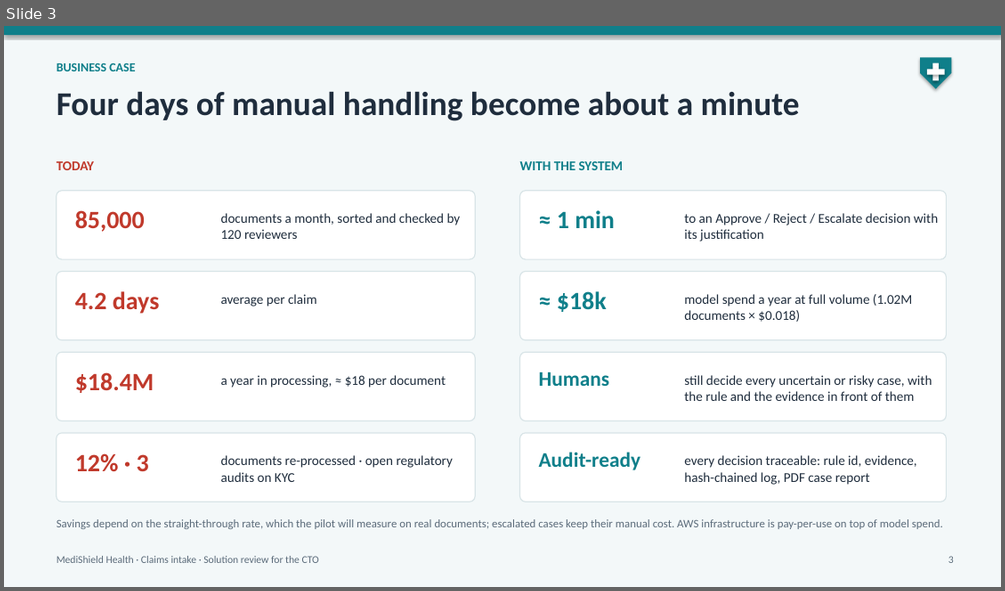
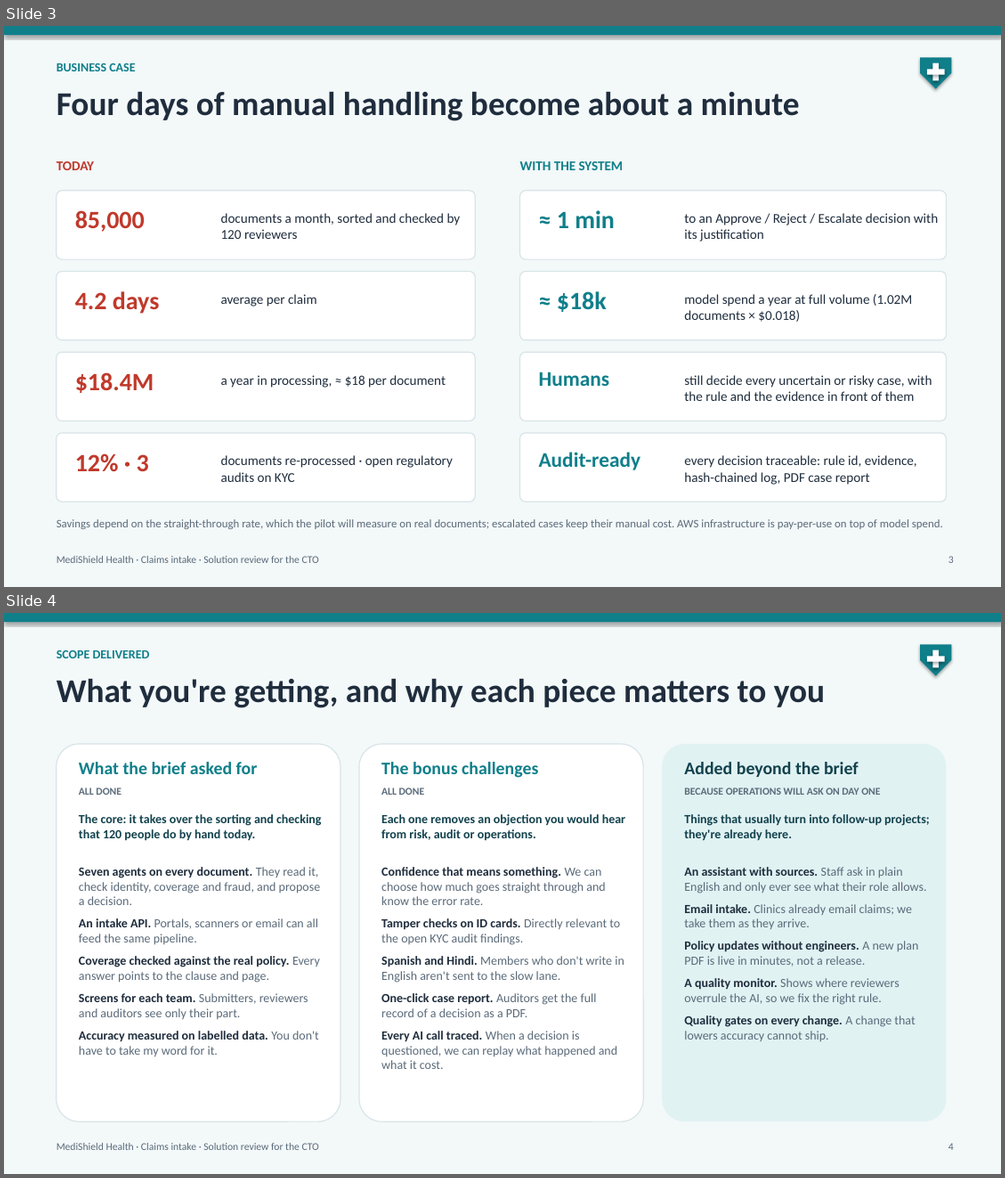
Before and after one commit to raghav010126/Capstone, a slide deck: docs/MediShield_capstone.pptx. Shown one above the other, each under a label of ours: slide 3 before the commit, slides 3 and 4 after it. The pictures are 1005x591 and 1005x1178 pixels, drawn with LibreOffice and Linux fonts; fonts in the diff are those of the drawing. Boxes give left, top, right and bottom in pixels: in the first picture for what was removed or moved away, otherwise in the second. Text is boxed around its words. In the diff, an @@ line names an element or a change of style, - is before the commit and + after.

Commit message:
Deck: scope slide in plain language, saying why each brief, bonus and extra item matters to the CTO

```diff
--- a/docs/MediShield_capstone.pptx
+++ b/docs/MediShield_capstone.pptx
@@ slide 4 added at (x1=4, y1=613, x2=1001, y2=1174), background #F3F8F9 @@
@@ rectangle added at (x1=4, y1=613, x2=1001, y2=622), fill #0F7F8A @@
@@ text added at (x1=57, y1=650, x2=150, y2=658), 12 pt, text #0F7F8A, bold @@
+SCOPE DELIVERED
@@ pentagon arrow added at (x1=920, y1=644, x2=952, y2=676), fill #0F7F8A @@
@@ rectangle added at (x1=927, y1=657, x2=945, y2=662), fill #FFFFFF @@
@@ rectangle added at (x1=933, y1=650, x2=938, y2=668), fill #FFFFFF @@
@@ text added at (x1=57, y1=678, x2=825, y2=708), 32 pt, text #1F2D3D, bold @@
+What you're getting, and why each piece matters to you
@@ rounded rectangle added at (x1=57, y1=744, x2=340, y2=1121), fill #FFFFFF, outline #D8E4E7 1 pt @@
@@ rounded rectangle added at (x1=359, y1=744, x2=643, y2=1121), fill #FFFFFF, outline #D8E4E7 1 pt @@
@@ rounded rectangle added at (x1=662, y1=744, x2=947, y2=1121), fill #E1F2F3 @@
@@ text added at (x1=79, y1=762, x2=258, y2=774), 17 pt, text #0F7F8A, bold @@
+What the brief asked for
@@ text added at (x1=381, y1=762, x2=538, y2=778), 17 pt, text #0F7F8A, bold @@
+The bonus challenges
@@ text added at (x1=684, y1=762, x2=858, y2=777), 17 pt, text #12424D, bold @@
+Added beyond the brief
@@ text added at (x1=79, y1=787, x2=121, y2=795), 10 pt, text #5B6B7A, bold @@
+ALL DONE
@@ text added at (x1=381, y1=787, x2=425, y2=795), 10 pt, text #5B6B7A, bold @@
+ALL DONE
@@ text added at (x1=684, y1=787, x2=880, y2=795), 10 pt, text #5B6B7A, bold @@
+BECAUSE OPERATIONS WILL ASK ON DAY ONE
@@ text added at (x1=79, y1=814, x2=322, y2=841), 12 pt, text #12424D, bold @@
+The core: it takes over the sorting and checking that 120 people do by hand today.
@@ text added at (x1=381, y1=814, x2=625, y2=841), 12 pt, text #12424D, bold @@
+Each one removes an objection you would hear from risk, audit or operations.
@@ text added at (x1=684, y1=814, x2=930, y2=841), 12 pt, text #12424D, bold @@
+Things that usually turn into follow-up projects; they're already here.
@@ text added at (x1=79, y1=867, x2=321, y2=1056), 12 pt, text #5B6B7A @@
+Seven agents on every document. They read it, check identity, coverage and fraud, and propose a decision.
+An intake API. Portals, scanners or email can all feed the same pipeline.
+Coverage checked against the real policy. Every answer points to the clause and page.
+Screens for each team. Submitters, reviewers and auditors see only their part.
+Accuracy measured on labelled data. You don't have to take my word for it.
@@ text added at (x1=381, y1=867, x2=624, y2=1069), 12 pt, text #5B6B7A @@
+Confidence that means something. We can choose how much goes straight through and know the error rate.
+Tamper checks on ID cards. Directly relevant to the open KYC audit findings.
+Spanish and Hindi. Members who don't write in English aren't sent to the slow lane.
+One-click case report. Auditors get the full record of a decision as a PDF.
+Every AI call traced. When a decision is questioned, we can replay what happened and what it cost.
@@ text added at (x1=684, y1=867, x2=926, y2=1041), 12 pt, text #5B6B7A @@
+An assistant with sources. Staff ask in plain English and only ever see what their role allows.
+Email intake. Clinics already email claims; we take them as they arrive.
+Policy updates without engineers. A new plan PDF is live in minutes, not a release.
+A quality monitor. Shows where reviewers overrule the AI, so we fix the right rule.
+Quality gates on every change. A change that lowers accuracy cannot ship.
@@ text added at (x1=57, y1=1143, x2=319, y2=1150), 10 pt, text #5B6B7A @@
+MediShield Health · Claims intake · Solution review for the CTO
@@ text added at (x1=948, y1=1143, x2=954, y2=1150), 10 pt, text #5B6B7A @@
+4
```
Also in this commit, not shown: 1 slide removed, 1 other file.
